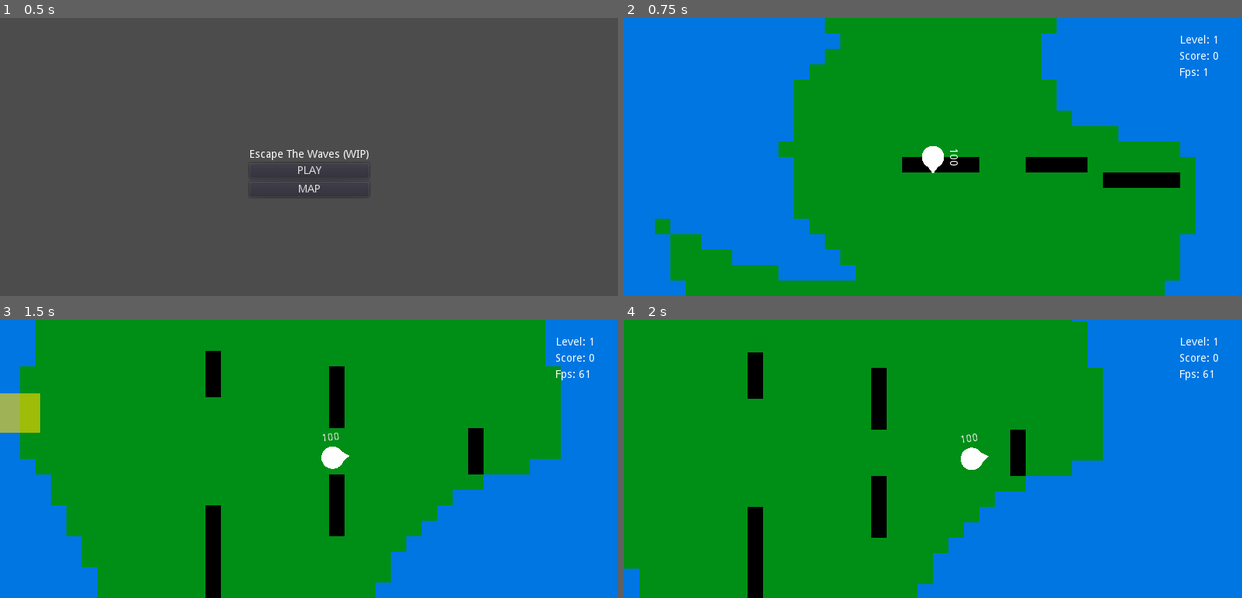
Above: before the commit, frames 1-4 (two rows, left to right).
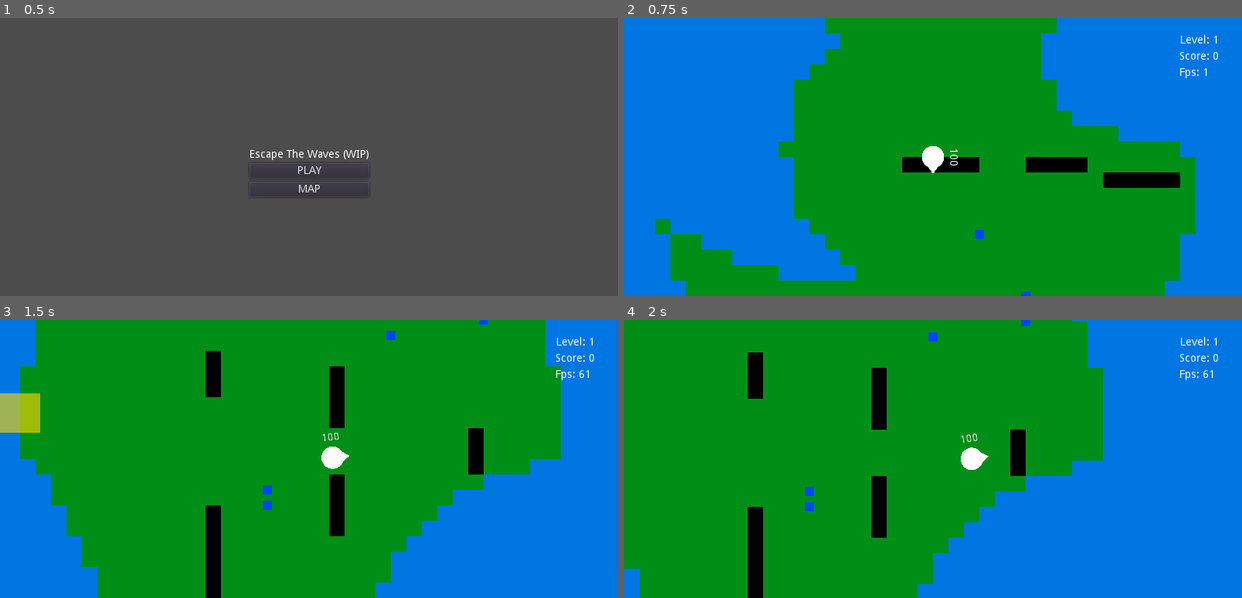
Above: after the commit, the same moments.

Repository: EmilienLeroy/EscapeTheWave
Game: Godot game, scene res://main.tscn
The game is run twice, just before and just after one commit, with the same random seed, the same clock (stepped at 60 frames per second) and the same inputs.
Inputs (mouse positions are in pixels of both pictures, inside the frame that each line leads up to):
- Up to frame 1 (0.5 s): no input
- Up to frame 2 (0.75 s): click "MAP" at 0.5 s
- Up to frame 3 (1.5 s): tap Enter (ui_accept) at 1.25 s; move the mouse to (444, 445) at 1.27 s; hold Right (ui_right) from 1.28 s (still down); hold Enter (ui_accept) from 1.28 s (still down); click (444, 445) at 1.42 s
- Up to frame 4 (2 s): keep holding Right (ui_right); keep holding Enter (ui_accept)

Frame 1 is identical in both runs. In frame 2, less than 0.1% of the frame differs, in the area x 56-66%, y 76-100%; in frame 3, 0.2%; in frame 4, 0.2%, in the area x 29-66%, y 0-69%.

Commit message:
✨ Add random items on world

Diff:
--- a/entities/world/world.gd
+++ b/entities/world/world.gd
@@ -1,6 +1,7 @@
 extends Node2D
 
 var Spawn = preload("res://entities/mobs/spawn/spawn.tscn");
+var Life = preload("res://entities/items/life/life.tscn");
 
 export var map_size = 64;
 export var tile_size = 20;
@@ -9,13 +10,15 @@
 var camera;
 var escape;
 var spawn_number = 1;
-
-func init(s, p, c, e, n):
+var item_number = 1;
+
+func init(s, p, c, e, n, i):
 	map_size = s;
 	player = p;
 	camera = c;
 	escape = e;
 	spawn_number = n;
+	item_number = i;
 
 func _ready():
 	var map = create_map(map_size);
@@ -25,6 +28,7 @@
 	remove_unconnected_island(map);
 	add_wall(map, map_size);
 	add_texture(map, map_size);
+	add_items(map, item_number);
 	VisualServer.set_default_clear_color(Color8(0, 119, 228));
 
 	if (escape):
@@ -184,6 +188,25 @@
 			$Nav.add_child(spawn);
 
 	return spawns;
+
+func add_items(map, number):
+	var items = [];
+
+	while items.size() < number:
+		var x = randi() % map_size;
+		var y = randi() % map_size;
+
+		if (map[x][y] == 1):
+			# Currently only add life item
+			# But in a futur version it must add a random item.
+			var item = Life.instance();
+
+			item.position = Vector2(x * tile_size, y * tile_size);
+			items.push_back(item);
+
+			add_child(item);
+
+	return items;
 
 func add_texture(map, size):
 	for x in size:
--- a/scenes/map/map.gd
+++ b/scenes/map/map.gd
@@ -16,7 +16,7 @@
 func _ready():
 	var map = Map.instance();
 
-	map.init(map_size * level, $Player, $Camera, $Escape, level);
+	map.init(map_size * level, $Player, $Camera, $Escape, level, level * 5);
 	add_child(map);
 	move_child(map, 0);
 
